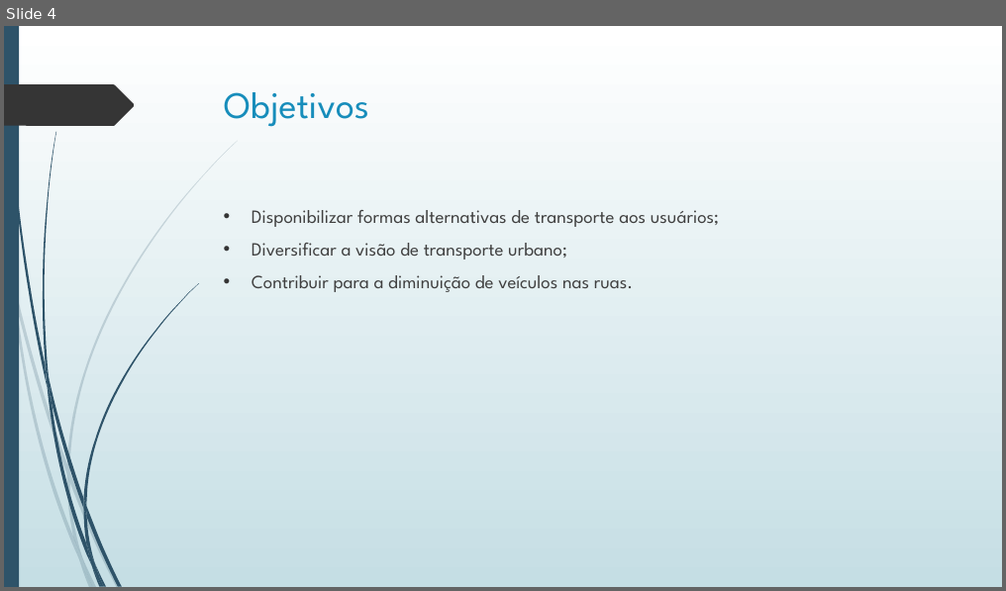
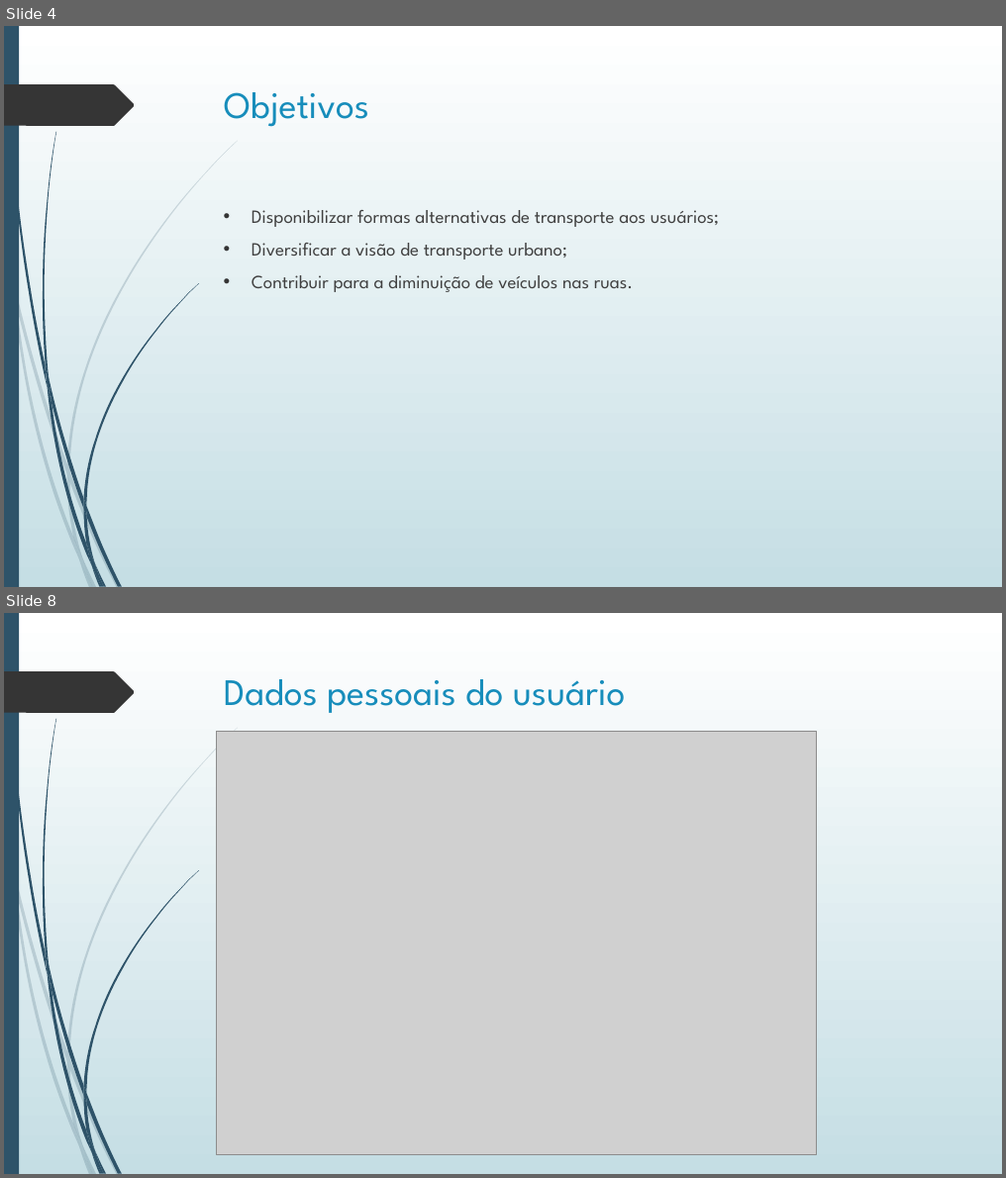
Before and after one commit to lucasklein/Rent-and-Ride, a slide deck: Slides.pptx. Shown one above the other, each under a label of ours: slide 4 before the commit, slides 4 and 8 after it; the slides between them are not shown. The pictures are 1006x591 and 1006x1178 pixels, drawn with LibreOffice and Linux fonts; fonts in the diff are those of the drawing; grey boxes stand for pictures. Boxes give left, top, right and bottom in pixels: in the first picture for what was removed or moved away, otherwise in the second. Text is boxed around its words. In the diff, an @@ line names an element or a change of style, - is before the commit and + after.

```diff
--- a/Slides.pptx
+++ b/Slides.pptx
@@ slide 8 added at (4,613,1002,1174), background gradient #FFFFFF to #C5DEE5; not listed: 24 template elements that a slide beside it also shows @@
@@ title added at (224,679,626,713), 36 pt, text #178DBB @@
+Dados pessoais do usuário
@@ picture added at (217,731,817,1155) @@
```
Also in this commit, not shown: 4 slides changed, 5 other slides added, 1 slide removed, 11 other files.
